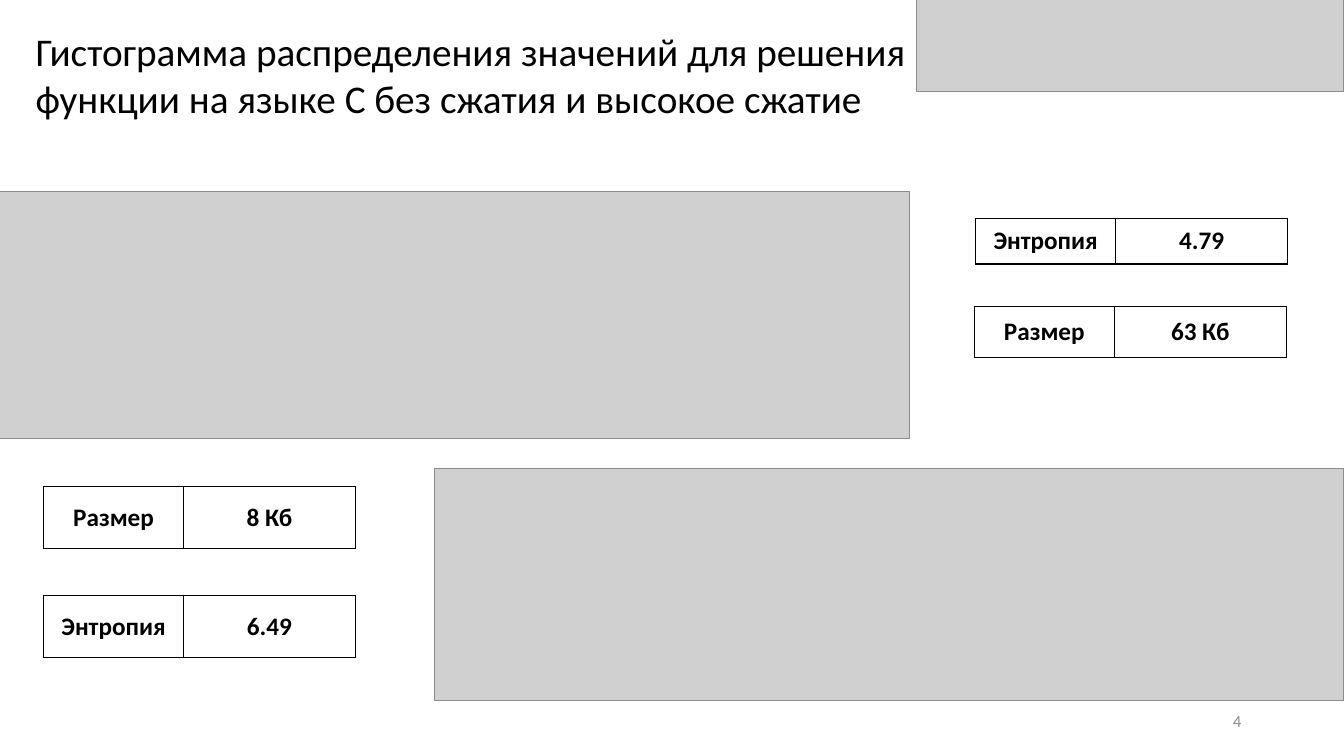
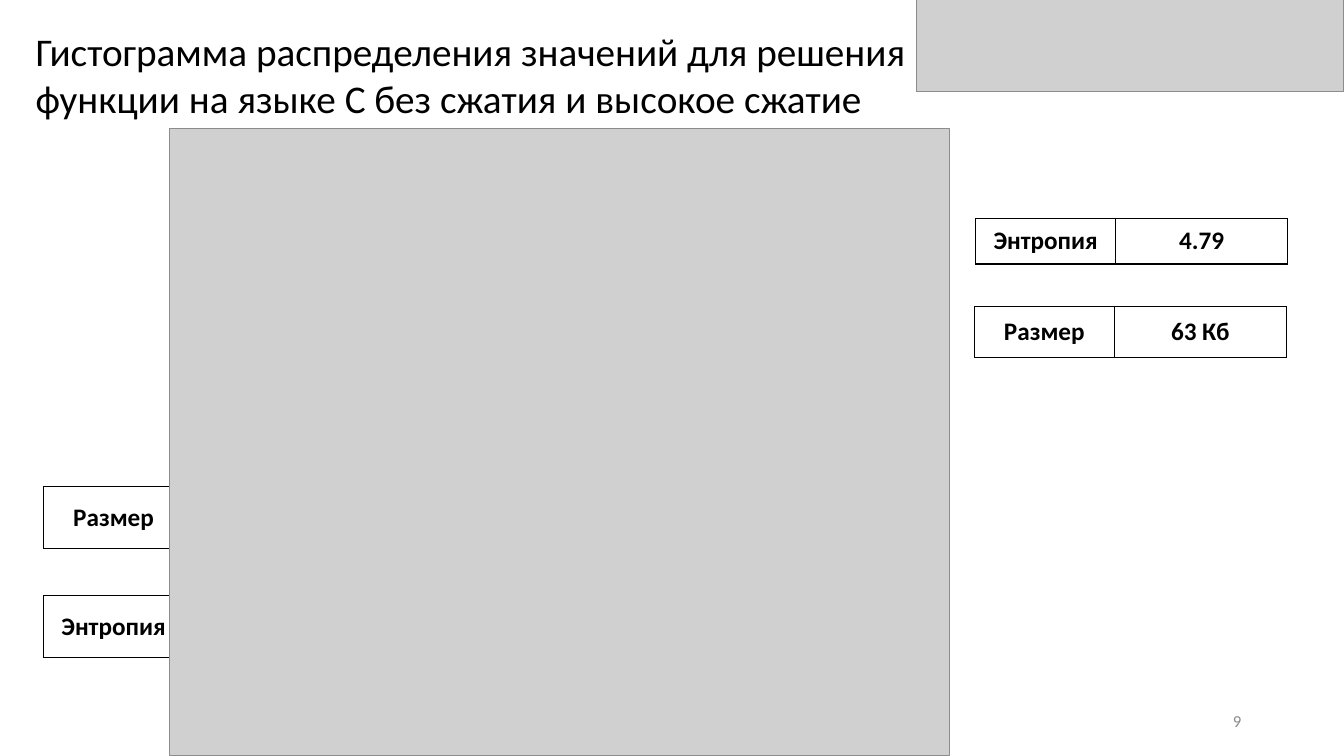
Before and after one commit to Ann1703/Reverse_Engineering_LAB, a slide deck: slide 9 of Лр2_С Буланый Дышлевая.pptx (slide 4 before the commit). Drawn at 1344x756 pixels with LibreOffice and Linux fonts; fonts in the diff are those of the drawing; grey boxes stand for pictures. Boxes give left, top, right and bottom in pixels: in the first picture for what was removed or moved away, otherwise in the second. Text is boxed around its words. In the diff, an @@ line names an element or a change of style, - is before the commit and + after.

```diff
--- a/Лр2_С Буланый Дышлевая.pptx
+++ b/Лр2_С Буланый Дышлевая.pptx
@@ picture added at box(169, 129, 950, 756) @@
@@ picture removed at box(0, 192, 909, 439) @@
@@ picture removed at box(435, 469, 1344, 702) @@
@@ page number at box(1233, 716, 1241, 727): text changed @@
-4
+9
```
Also in this commit, not shown: 6 slides added, 1 slide removed.
